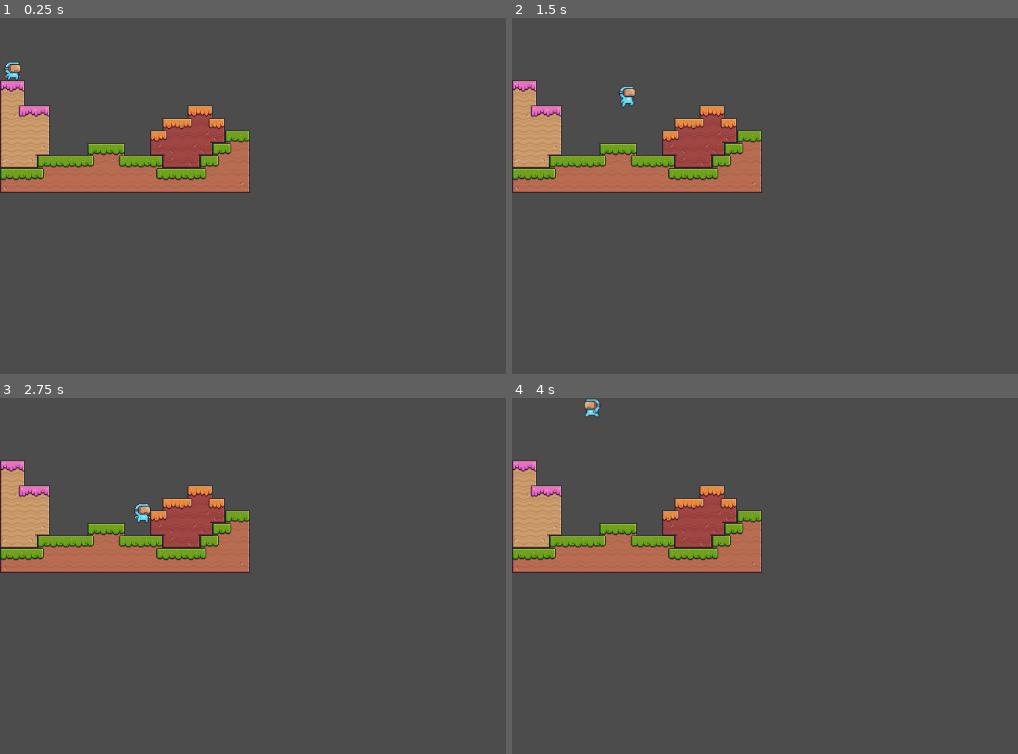
Above: before the commit, frames 1-4 (two rows, left to right).
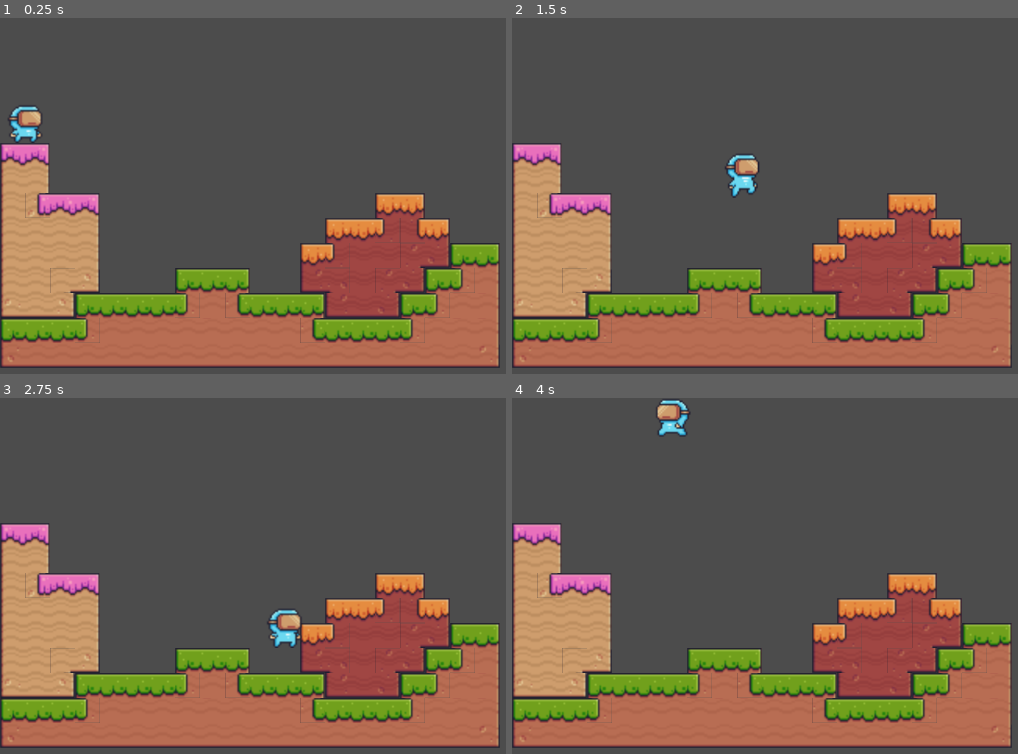
Above: after the commit, the same moments.

Repository: Andorbal/godot-codemash-2023
Game: Godot game, scene res://Scenes/Level/Level.tscn
Same seed, same stepped clock (60 frames per second), same inputs: the game is played once before the commit and once after it. The project has no main scene, so this scene is started directly.
Inputs:
- Up to frame 1 (0.25 s): no input
- Up to frame 2 (1.5 s): hold Right (ui_right) 0.53-1.28 s; hold Down (ui_down) from 1.28 s (still down)
- Up to frame 3 (2.75 s): release Down (ui_down) at 2.03 s; hold Right (ui_right) from 2.03 s (still down)
- Up to frame 4 (4 s): release Right (ui_right) at 2.78 s; hold Up (ui_up) 2.78-3.53 s; hold Left (ui_left) from 3.53 s (still down)

The runs differ from the first frame. In frame 1, 44% of the frame differs, in the area x 0-99%, y 12-99%; in frame 2, 44%; in frame 3, 45%, in the area x 0-99%, y 17-99%; in frame 4, 45%.

Commit message:
Add camera

Diff:
--- a/Scenes/Level/Level.tscn
+++ b/Scenes/Level/Level.tscn
@@ -15,3 +15,12 @@
 
 [node name="Player" parent="." instance=ExtResource( 2 )]
 position = Vector2( 16, 64 )
+
+[node name="Camera2D" type="Camera2D" parent="Player"]
+current = true
+zoom = Vector2( 0.5, 0.5 )
+limit_left = 0
+limit_top = 0
+limit_right = 1024
+limit_bottom = 768
+editor_draw_limits = true
